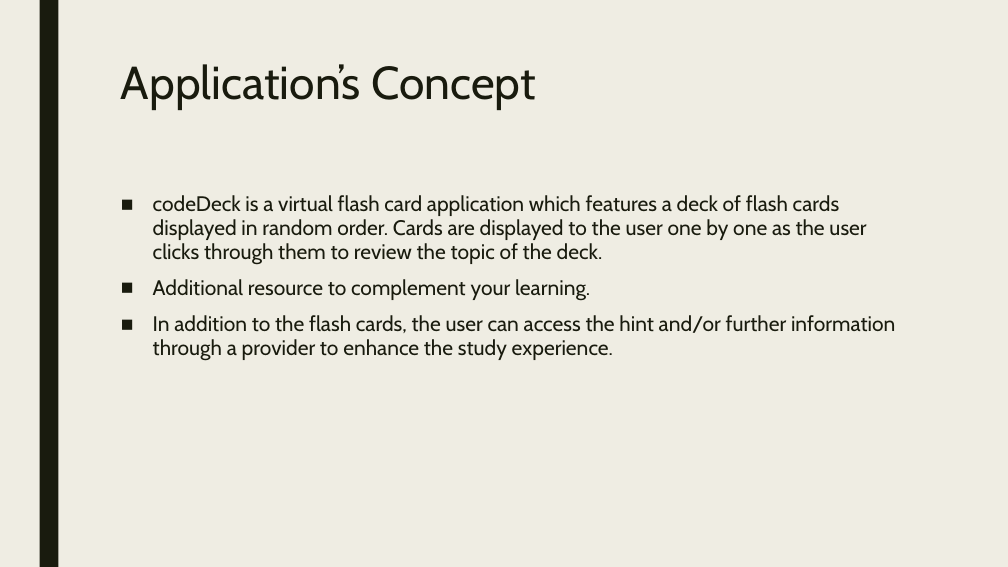
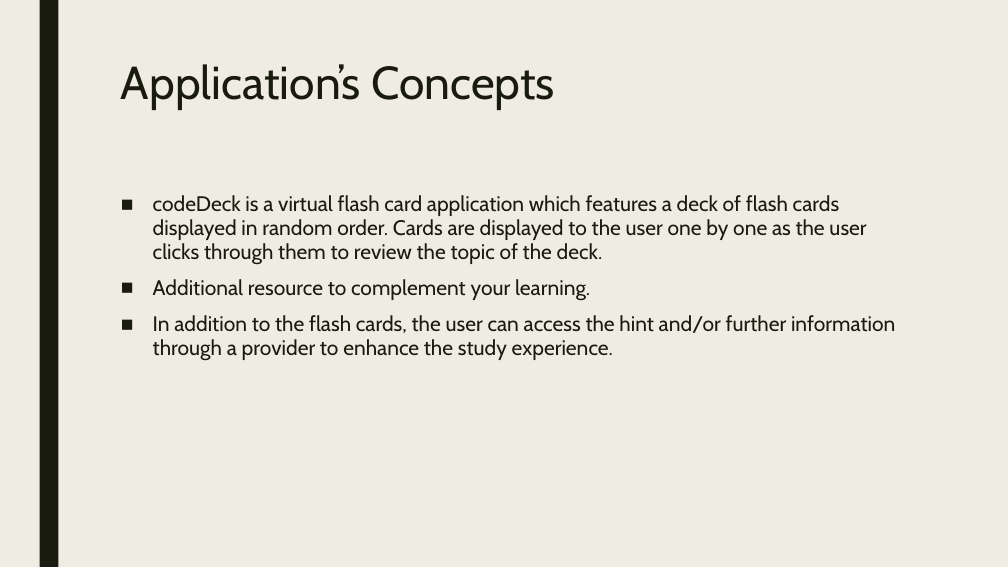
Before and after one commit to codeDeck-Learning-Tools/codeDeck, a slide deck: slide 3 of powerpoint/codeDeck.pptx (slide 2 before the commit). Drawn at 1008x567 pixels with LibreOffice and Linux fonts; fonts in the diff are those of the drawing. Boxes give left, top, right and bottom in pixels: in the first picture for what was removed or moved away, otherwise in the second. Text is boxed around its words. In the diff, an @@ line names an element or a change of style, - is before the commit and + after.

```diff
--- a/powerpoint/codeDeck.pptx
+++ b/powerpoint/codeDeck.pptx
@@ title at (121,64,555,110): text changed @@
-Application’s Concept
+Application’s Concepts
```
Also in this commit, not shown: 2 other slides changed, 1 slide added.
